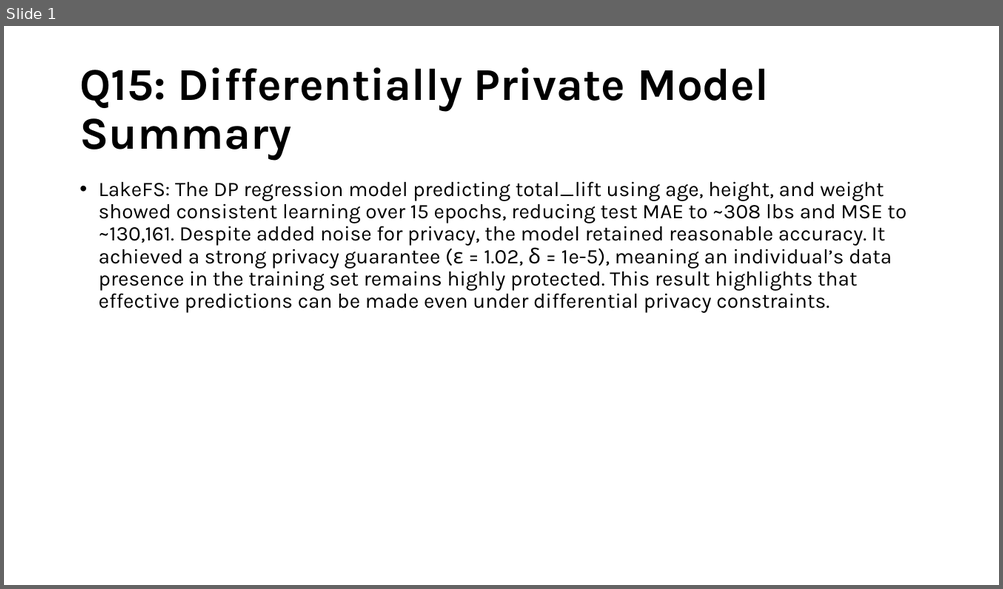
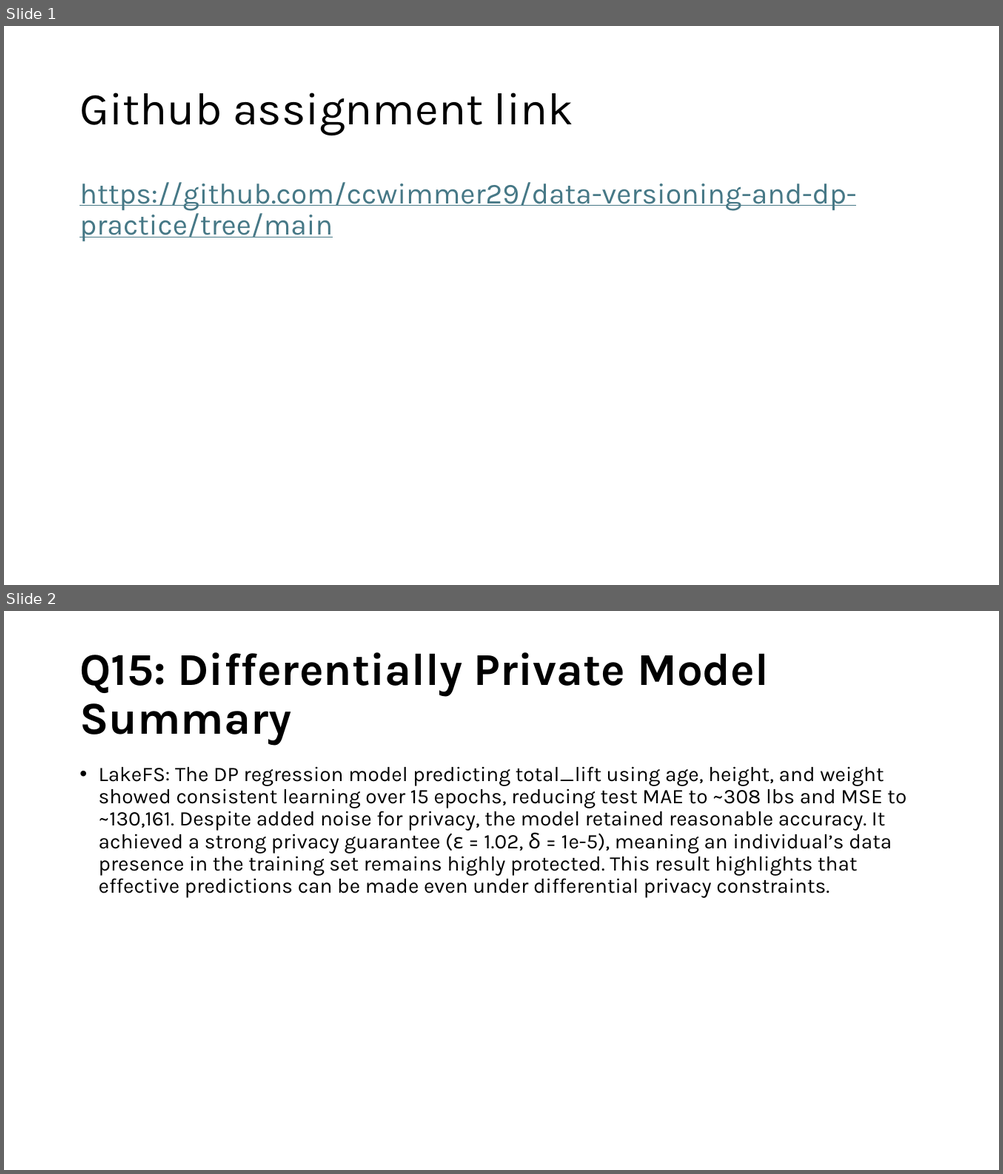
Before and after one commit to ccwimmer29/data-versioning-and-dp-practice, a slide deck: Assignment1_slides.pptx. Shown one above the other, each under a label of ours: slide 1 before the commit, slides 1 and 2 after it. The pictures are 1003x589 and 1003x1174 pixels, drawn with LibreOffice and Linux fonts; fonts in the diff are those of the drawing. Boxes give left, top, right and bottom in pixels: in the first picture for what was removed or moved away, otherwise in the second. Text is boxed around its words. In the diff, an @@ line names an element or a change of style, - is before the commit and + after.

Commit message:
final adjustments to assignment:

```diff
--- a/Assignment1_slides.pptx
+++ b/Assignment1_slides.pptx
@@ slide 1 added at (x1=4, y1=26, x2=999, y2=585), background #FFFFFF @@
@@ title added at (x1=79, y1=93, x2=573, y2=136), 44 pt, text #000000 @@
+Github assignment link
@@ text added at (x1=79, y1=182, x2=856, y2=241), 28 pt, text #467886, underline @@
+https://github.com/ccwimmer29/data-versioning-and-dp-practice/tree/main
@@ what was slide 1 is now slide 2 @@
```
Also in this commit, not shown: 1 slide changed, 12 other files.
